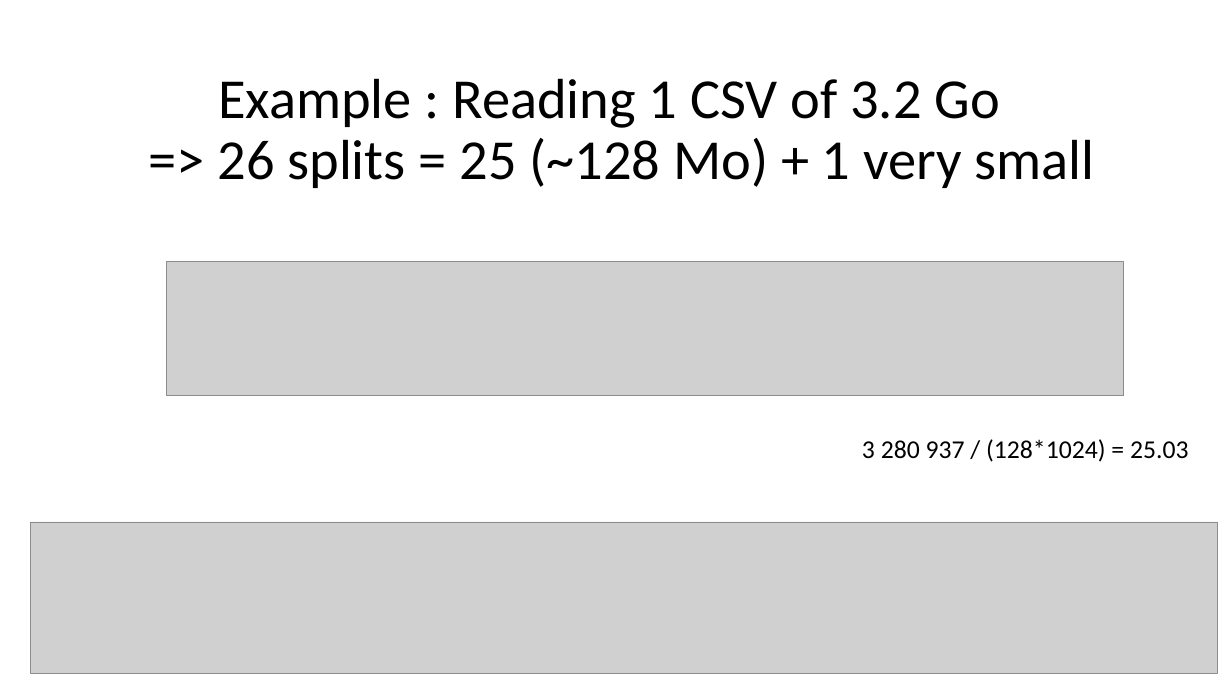
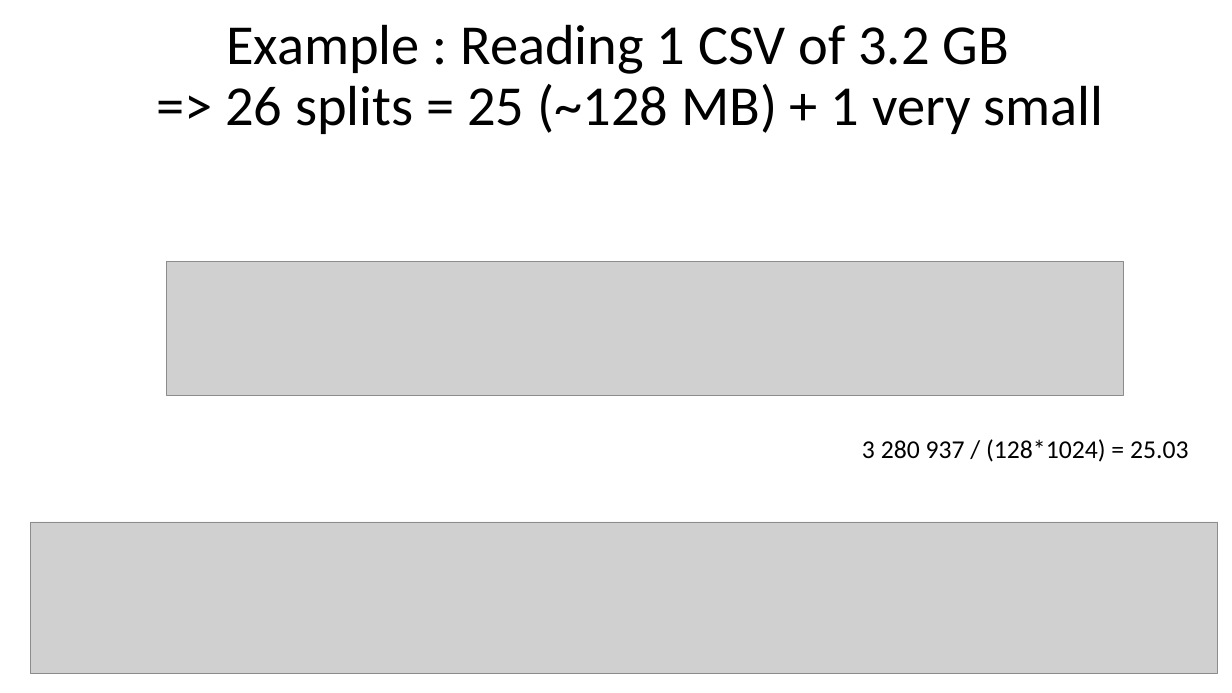
Before and after one commit to Arnaud-Nauwynck/presentations, a slide deck: slide 33 of pres-bigdata/8-Datalake-File-Format-Parquet.pptx (slide 25 before the commit). Drawn at 1232x693 pixels with LibreOffice and Linux fonts; fonts in the diff are those of the drawing; grey boxes stand for pictures. Boxes give left, top, right and bottom in pixels: in the first picture for what was removed or moved away, otherwise in the second. Text is boxed around its words. In the diff, an @@ line names an element or a change of style, - is before the commit and + after.

```diff
--- a/pres-bigdata/8-Datalake-File-Format-Parquet.pptx
+++ b/pres-bigdata/8-Datalake-File-Format-Parquet.pptx
@@ title at [225,24,1103,134]: text changed @@
-Example : Reading 1 CSV of 3.2 Go
-=> 26 splits = 25 (~128 Mo) + 1 very small
+Example : Reading 1 CSV of 3.2 GB
+=> 26 splits = 25 (~128 MB) + 1 very small
```
Also in this commit, not shown: 46 other slides changed, 8 slides added, 22 other files.
